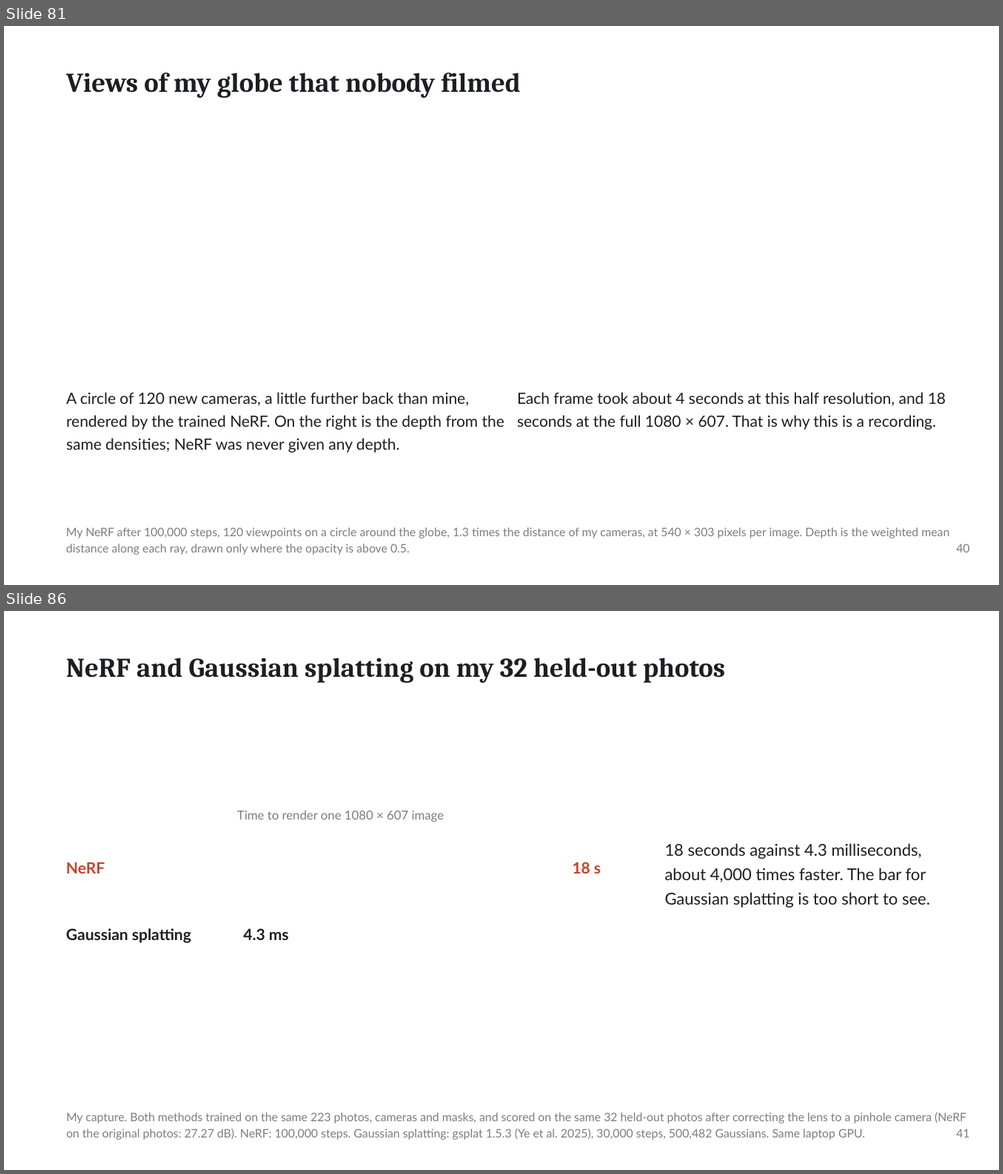
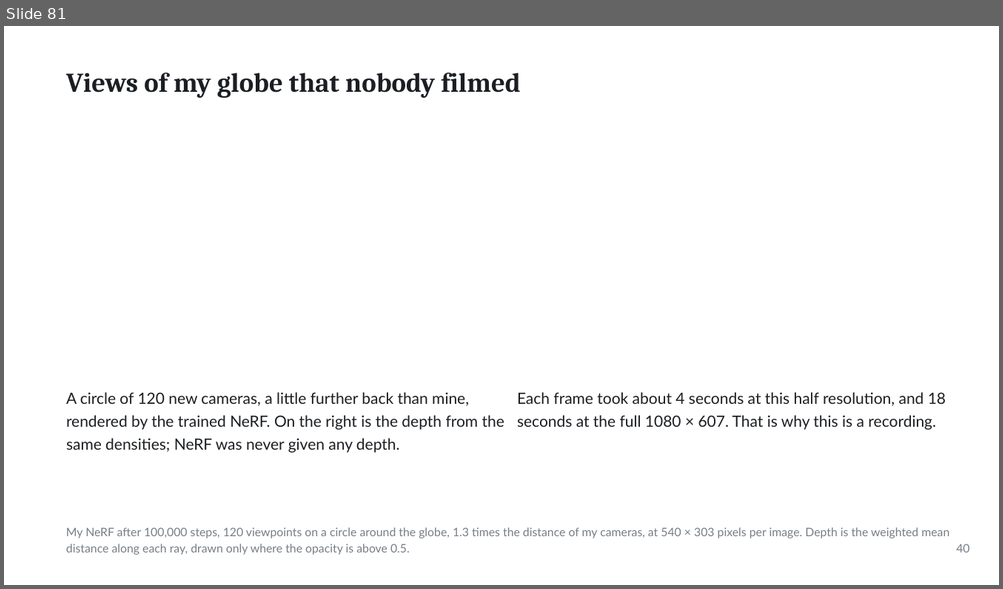
Before and after one commit to ertugrul-senturk/interactive-slides, a slide deck: public/decks/2026-11-nerf-neural-radiance-fields.pptx. Shown one above the other, each under a label of ours: slides 81 and 86 before the commit, slide 81 after it; the slides between them are not shown. The pictures are 1003x1174 and 1003x589 pixels, drawn with LibreOffice and Linux fonts; fonts in the diff are those of the drawing; background and template pictures are left out. Boxes give left, top, right and bottom in pixels: in the first picture for what was removed or moved away, otherwise in the second. Text is boxed around its words. In the diff, an @@ line names an element or a change of style, - is before the commit and + after.

```diff
--- a/public/decks/2026-11-nerf-neural-radiance-fields.pptx
+++ b/public/decks/2026-11-nerf-neural-radiance-fields.pptx
@@ slide 86 removed at [4, 611, 999, 1170], background picture (left out) @@
@@ text removed at [66, 658, 725, 683] @@
-NeRF and Gaussian splatting on my 32 held-out photos
@@ text removed at [237, 811, 444, 822] @@
-Time to render one 1080 × 607 image
@@ text removed at [665, 843, 930, 908] @@
-18 seconds against 4.3 milliseconds,
-about 4,000 times faster. The bar for
-Gaussian splatting is too short to see.
@@ text removed at [66, 863, 105, 874] @@
-NeRF
@@ text removed at [572, 862, 600, 874] @@
-18 s
@@ text removed at [66, 928, 191, 943] @@
-Gaussian splatting
@@ text removed at [243, 928, 289, 940] @@
-4.3 ms
@@ text removed at [66, 1113, 966, 1140] @@
-My capture. Both methods trained on the same 223 photos, cameras and masks, and scored on the same 32 held-out photos after correcting the lens to a pinhole camera (NeRF
-on the original photos: 27.27 dB). NeRF: 100,000 steps. Gaussian splatting: gsplat 1.5.3 (Ye et al. 2025), 30,000 steps, 500,482 Gaussians. Same laptop GPU.
@@ text removed at [956, 1129, 969, 1138] @@
-41
```
Also in this commit, not shown: 9 slides changed, 3 slides added, 1 other slide removed, 24 other files.
